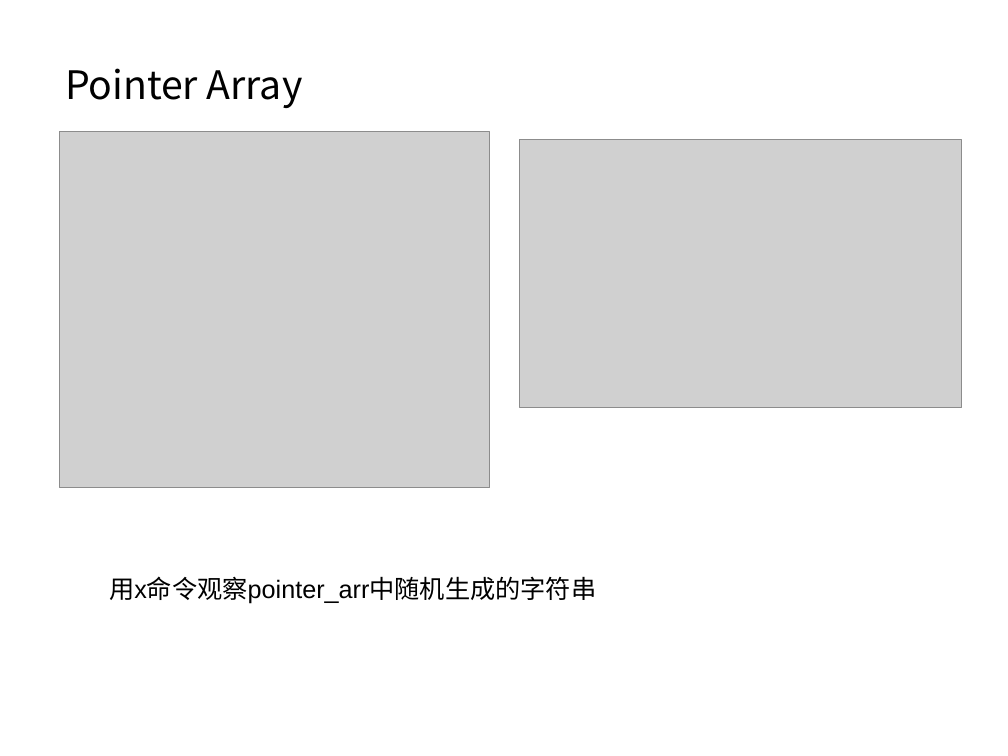
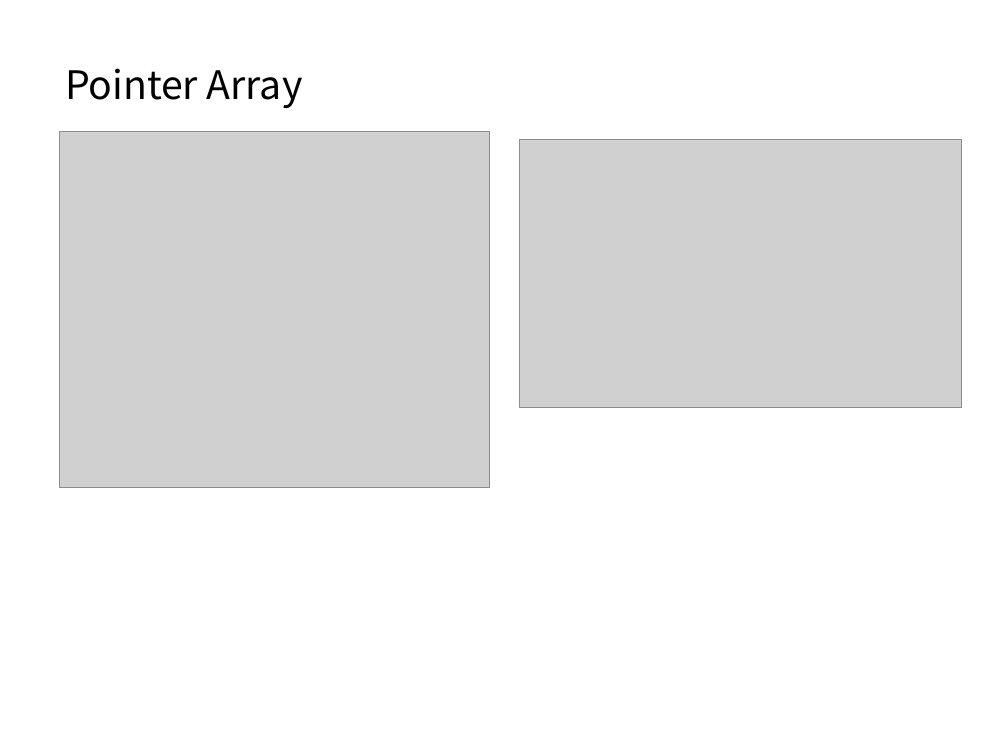
Before and after one commit to mir1128/GDBTraining, a slide deck: slide 3 of session2/Debugging Workshop 2.pptx (slide 2 before the commit). Drawn at 1008x756 pixels with LibreOffice and Linux fonts; fonts in the diff are those of the drawing; grey boxes stand for pictures. Boxes give left, top, right and bottom in pixels: in the first picture for what was removed or moved away, otherwise in the second. Text is boxed around its words. In the diff, an @@ line names an element or a change of style, - is before the commit and + after.

Commit message:
ppt is finished.

```diff
--- a/session2/Debugging Workshop 2.pptx
+++ b/session2/Debugging Workshop 2.pptx
@@ text removed at <box>109,576,596,604</box> @@
-用x命令观察pointer_arr中随机生成的字符串
```
Also in this commit, not shown: 1 other slide changed, 6 slides added, 8 other files.
